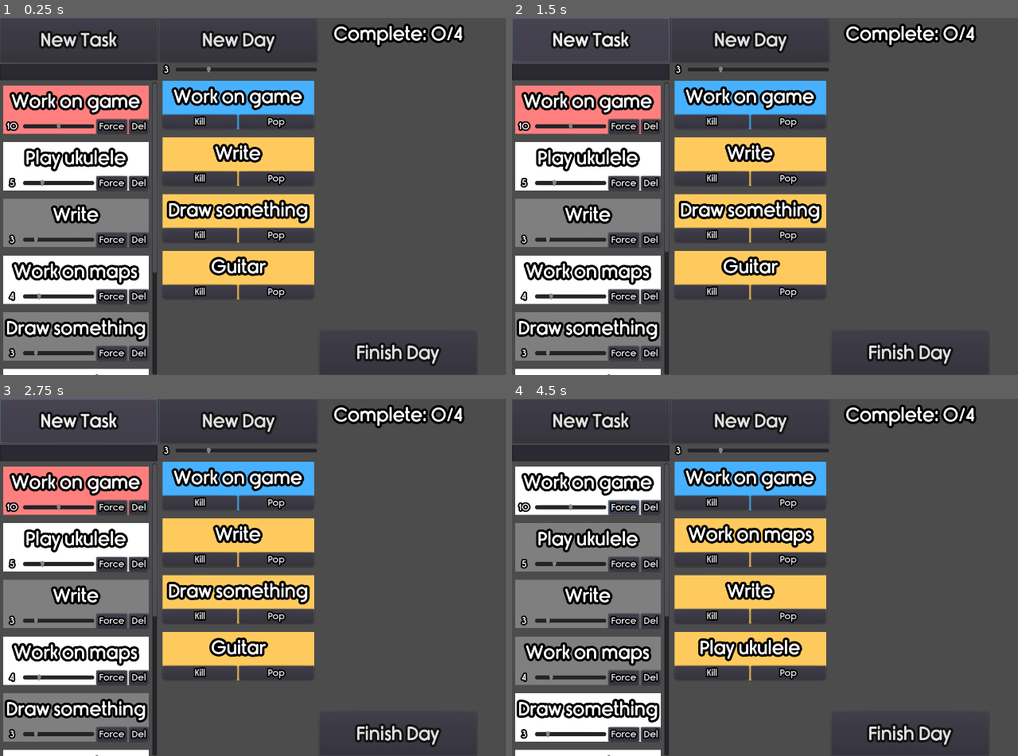
Above: before the commit, frames 1-4 (two rows, left to right).
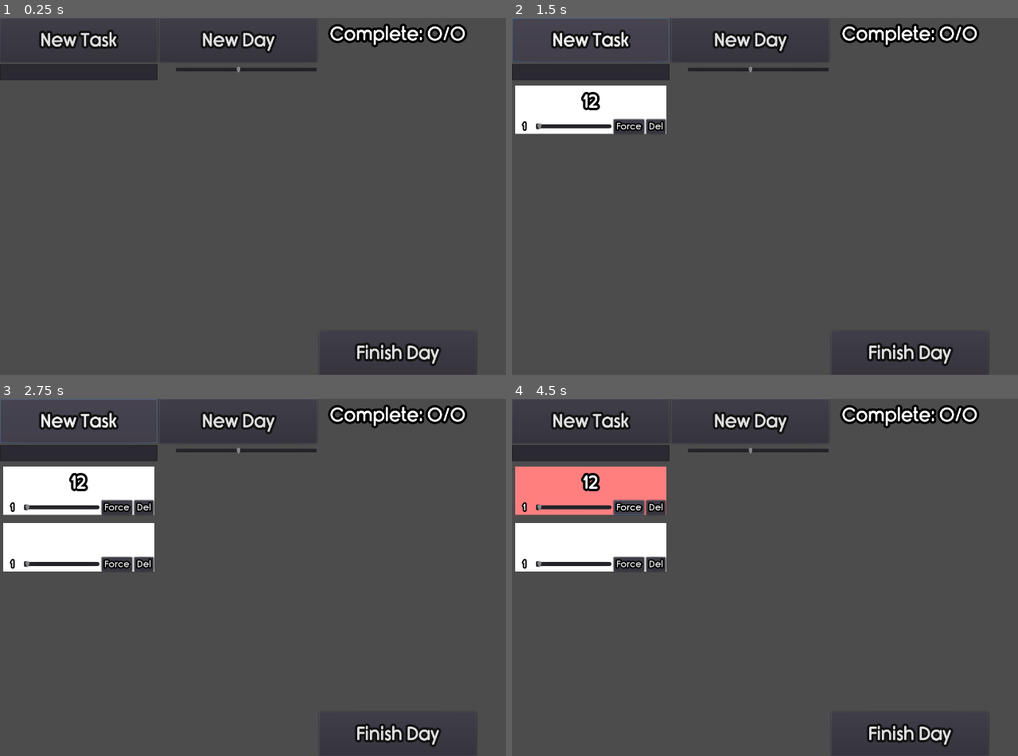
Above: after the commit, the same moments.

Repository: Tzeryushi/Daily-Driving
Game: Godot game, scene res://MainBlock.tscn
Two runs of this game, one before a commit and one after it. Both use one fixed random seed, a clock stepped at 60 frames per second and the inputs below.
Inputs (mouse positions are in pixels of both pictures, inside the frame that each line leads up to):
- Up to frame 1 (0.25 s): no input
- Up to frame 2 (1.5 s): click (592, 71) at 0.52 s; type "12" at 0.6 s; click "New Task" at 1.25 s
- Up to frame 3 (2.75 s): click "New Task" at 2 s
- Up to frame 4 (4.5 s): click "New Day" at 2.75 s; click "New Day" at 3.5 s; click "Force" at 4.25 s

The runs differ from the first frame. In frame 1, 32% of the frame differs, in the area x 0-93%, y 1-100%; in frame 2, 32%; in frame 3, 29%; in frame 4, 32%.
Error after the commit: Invalid type in 'Vector2' constructor. Cannot convert argument 2 from Nil to float. (res://DailyTaskContainer.gd:61)

Commit message:
pathing fixes

Diff:
--- a/Element.tscn
+++ b/Element.tscn
@@ -66,6 +66,7 @@
 size_flags_stretch_ratio = 2.0
 theme = ExtResource( 2 )
 max_value = 20.0
+scrollable = false
 
 [node name="Force" type="Button" parent="ElementBox/HBoxContainer"]
 margin_left = 144.0
--- a/Main.gd
+++ b/Main.gd
@@ -1,6 +1,6 @@
 extends Control
 
-const SAVE_PATH := "res://save.json"
+const SAVE_PATH := "user://save.json"
 
 onready var element_container := $HBoxContainer/ElementContainer
 onready var daily_container := $HBoxContainer/DailyTaskContainer
@@ -63,7 +63,10 @@
 	popped_container.set_max_count(daily_count)
 	popped_container.update_count()
 	if data.has("tasks"):
-		daily_container.set_task_number(data.tasks)
+		if data.tasks != null:
+			daily_container.set_task_number(data.tasks)
+		else:
+			daily_container.set_task_number(5)
 	else:
 		daily_container.set_task_number(5)
 
--- a/save.json
+++ b/save.json
@@ -1 +1 @@
-{"elements":{"Work on game":{"priority":10,"force":true,"daily":true,"popped":false},"Play ukulele":{"priority":5,"force":false,"daily":false,"popped":false},"Write":{"priority":3,"force":false,"daily":true,"popped":false},"Work on maps":{"priority":4,"force":false,"daily":false,"popped":false},"Draw something":{"priority":3,"force":false,"daily":true,"popped":false},"Read":{"priority":1,"force":false,"daily":false,"popped":false},"Make music":{"priority":2,"force":false,"daily":false,"popped":false},"Guitar":{"priority":1,"force":false,"daily":true,"popped":false}},"calendar":[],"tasks":3}
+{"elements":{"Work on game":{"priority":10,"force":true,"daily":true,"popped":true},"Play ukulele":{"priority":5,"force":false,"daily":false,"popped":false},"Write":{"priority":3,"force":false,"daily":true,"popped":false},"Work on maps":{"priority":4,"force":false,"daily":false,"popped":false},"Draw something":{"priority":3,"force":false,"daily":true,"popped":false},"Read":{"priority":1,"force":false,"daily":false,"popped":false},"Make music":{"priority":3,"force":false,"daily":false,"popped":false},"Guitar":{"priority":1,"force":false,"daily":true,"popped":false},"Unplayed game":{"priority":1,"force":false,"daily":false,"popped":false}},"calendar":[],"tasks":3}
Not shown, added: export_presets.cfg
